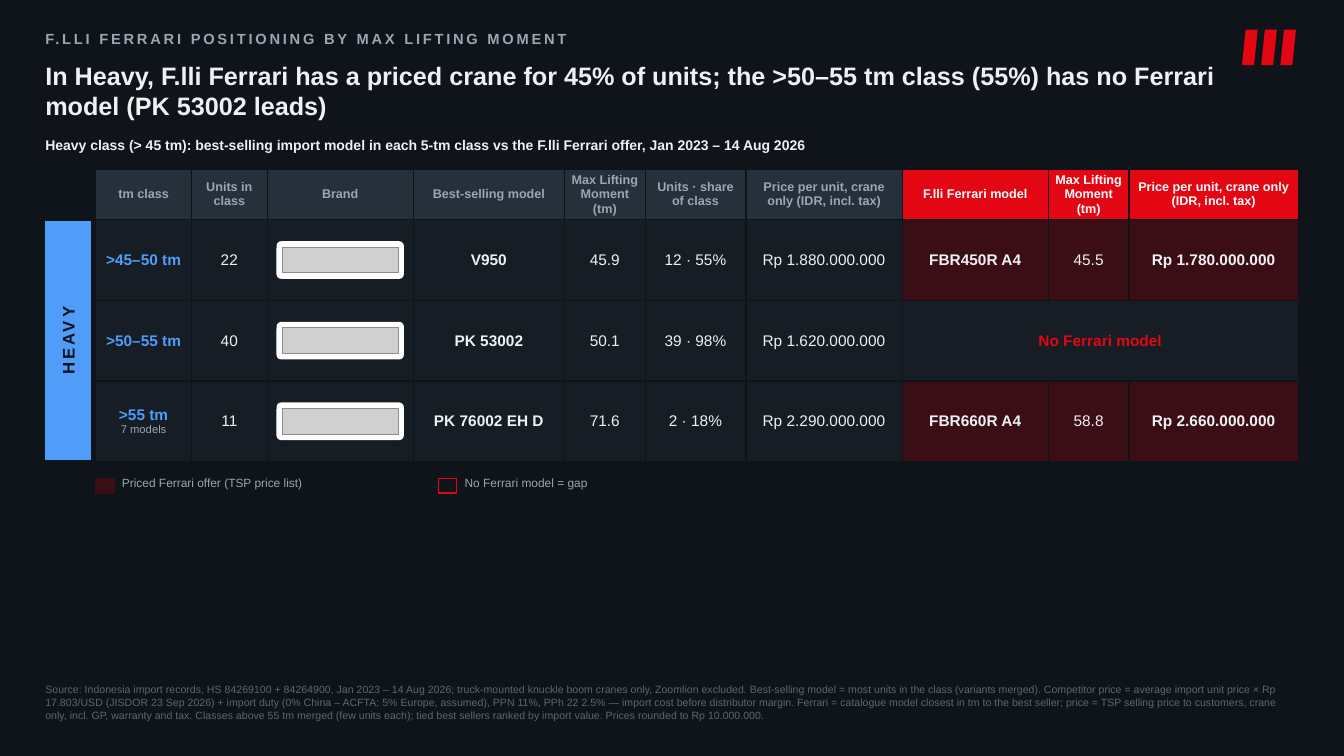
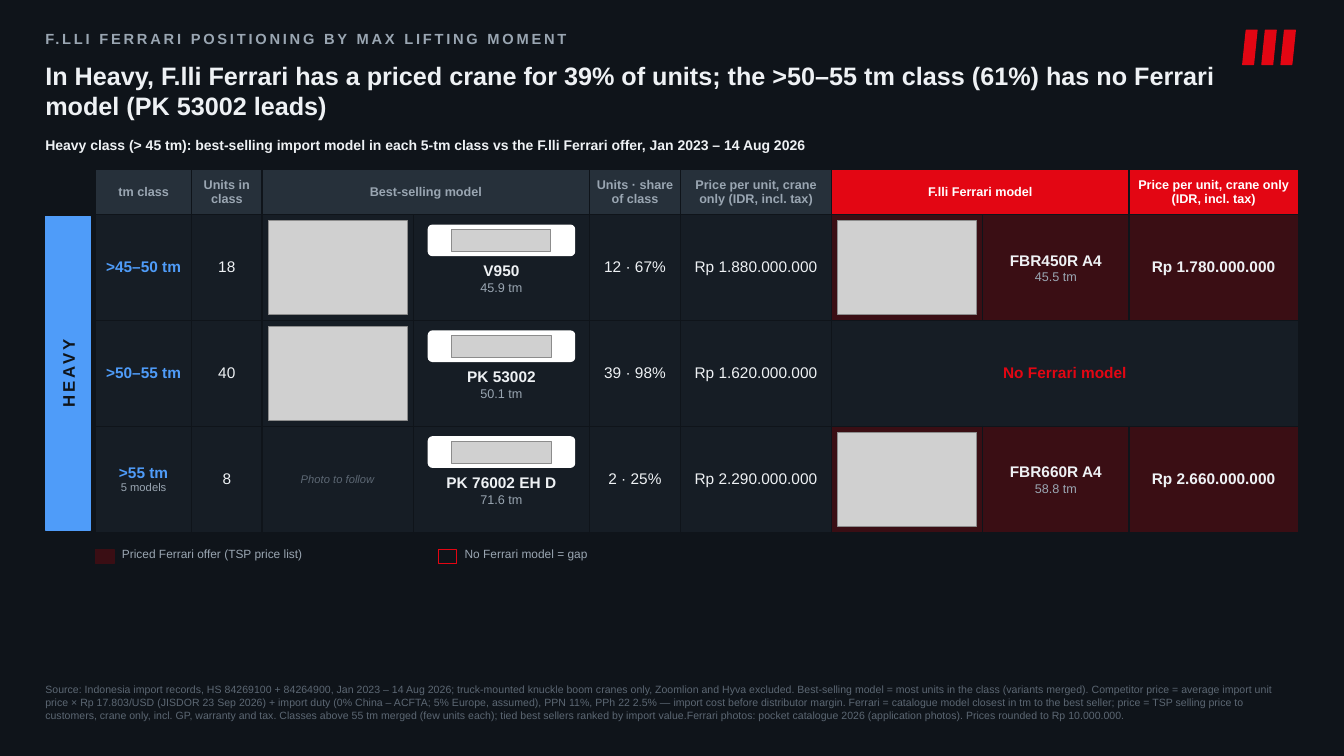
Before and after one commit to Godson7777/Ferarri_Crane_Tiberias, a slide deck: slide 2 of slides/Slide_tm_Positioning.pptx. Drawn at 1344x756 pixels with LibreOffice and Linux fonts; fonts in the diff are those of the drawing; grey boxes stand for pictures. Boxes give left, top, right and bottom in pixels: in the first picture for what was removed or moved away, otherwise in the second. Text is boxed around its words. In the diff, an @@ line names an element or a change of style, - is before the commit and + after.

```diff
--- a/slides/Slide_tm_Positioning.pptx
+++ b/slides/Slide_tm_Positioning.pptx
@@ text at (45, 66, 1214, 121): text changed @@
-In Heavy, F.lli Ferrari has a priced crane for 45% of units; the >50–55 tm class (55%) has no Ferrari model (PK 53002 leads)
+In Heavy, F.lli Ferrari has a priced crane for 39% of units; the >50–55 tm class (61%) has no Ferrari model (PK 53002 leads)
@@ table at (96, 169, 1299, 495) @@
-column 1: tm class | >45–50 tm | >50–55 tm | >55 tm / 7 models
-column 2: Units in class | 22 | 40 | 11
-column 3: Brand |  |  | 
-column 4: Best-selling model | V950 | PK 53002 | PK 76002 EH D
-column 5: Max Lifting Moment (tm) | 45.9 | 50.1 | 71.6
-column 6: Units · share of class | 12 · 55% | 39 · 98% | 2 · 18%
+column 1: tm class | >45–50 tm | >50–55 tm | >55 tm / 5 models
+column 2: Units in class | 18 | 40 | 8
+column 3: Best-selling model |  |  | 
+column 4:  |  |  | 
+column 5: Units · share of class | 12 · 67% | 39 · 98% | 2 · 25%
-column 7, row 2: FBR450R A4
+column 7, row 2: 
-column 7, row 4: FBR660R A4
+column 7, row 4: 
-column 9: Max Lifting Moment (tm) | 45.5 |  | 58.8
+column 8:  |  |  | 
@@ text "HEAVY" rewrapped from (45, 219, 90, 461) to (45, 215, 91, 532) @@
@@ rectangle: place and size @@
-rectangle at (45, 222, 91, 460)
+rectangle at (45, 217, 91, 530)
@@ picture added at (268, 221, 407, 315) @@
@@ rounded rectangle: place and size @@
-rounded rectangle at (277, 242, 403, 278)
+rounded rectangle at (429, 225, 575, 255)
@@ picture: place and size @@
-picture at (282, 247, 398, 273)
+picture at (452, 229, 551, 251)
@@ picture added at (838, 221, 977, 315) @@
@@ text added at (480, 265, 522, 292), 9 pt, text #9AA6B2 @@
+V950
+45.9 tm
@@ text added at (1010, 255, 1102, 281), 11 pt, text #EEF1F4, bold @@
+FBR450R A4
+45.5 tm
@@ picture added at (268, 327, 407, 420) @@
@@ rounded rectangle: place and size @@
-rounded rectangle at (277, 323, 403, 359)
+rounded rectangle at (429, 332, 575, 362)
@@ picture: place and size @@
-picture at (282, 328, 398, 353)
+picture at (452, 336, 552, 358)
@@ text added at (467, 371, 536, 398), 11 pt, text #EEF1F4, bold @@
+PK 53002
+50.1 tm
@@ proportions changed in 3 elements at (429, 332, 575, 362), (429, 225, 575, 255), (429, 437, 575, 467) @@
@@ rounded rectangle: place and size @@
-rounded rectangle at (277, 403, 403, 440)
+rounded rectangle at (429, 437, 575, 467)
@@ picture: place and size @@
-picture at (282, 408, 398, 434)
+picture at (452, 442, 552, 464)
@@ picture added at (838, 433, 977, 526) @@
@@ text added at (301, 475, 375, 483), 8 pt, text #5C6773, italic @@
+Photo to follow
@@ text added at (446, 477, 556, 504), 11 pt, text #EEF1F4, bold @@
+PK 76002 EH D
+71.6 tm
@@ text added at (1010, 466, 1102, 493), 11 pt, text #EEF1F4, bold @@
+FBR660R A4
+58.8 tm
@@ 2 texts, 2 rectangles: place and size @@
-2 texts, 2 rectangles at (96, 478, 588, 493)
+2 texts, 2 rectangles at (96, 549, 588, 564)
@@ text at (45, 685, 1272, 721): text changed @@
-Source: Indonesia import records, HS 84269100 + 84264900, Jan 2023 – 14 Aug 2026; truck-mounted knuckle boom cranes only, Zoomlion excluded. Best-selling model = most units in the class (variants merged). Competitor price = average import unit price × Rp 17.803/USD (JISDOR 23 Sep 2026) + import duty (0% China – ACFTA; 5% Europe, assumed), PPN 11%, PPh 22 2.5% — import cost before distributor margin. Ferrari = catalogue model closest in tm to the best seller; price = TSP selling price to customers, crane only, incl. GP, warranty and tax. Classes above 55 tm merged (few units each); tied best sellers ranked by import value. Prices rounded to Rp 10.000.000.
+Source: Indonesia import records, HS 84269100 + 84264900, Jan 2023 – 14 Aug 2026; truck-mounted knuckle boom cranes only, Zoomlion and Hyva excluded. Best-selling model = most units in the class (variants merged). Competitor price = average import unit price × Rp 17.803/USD (JISDOR 23 Sep 2026) + import duty (0% China – ACFTA; 5% Europe, assumed), PPN 11%, PPh 22 2.5% — import cost before distributor margin. Ferrari = catalogue model closest in tm to the best seller; price = TSP selling price to customers, crane only, incl. GP, warranty and tax. Classes above 55 tm merged (few units each); tied best sellers ranked by import value.Ferrari photos: pocket catalogue 2026 (application photos). Prices rounded to Rp 10.000.000.
```
Also in this commit, not shown: 1 other slide changed, 12 other files.
